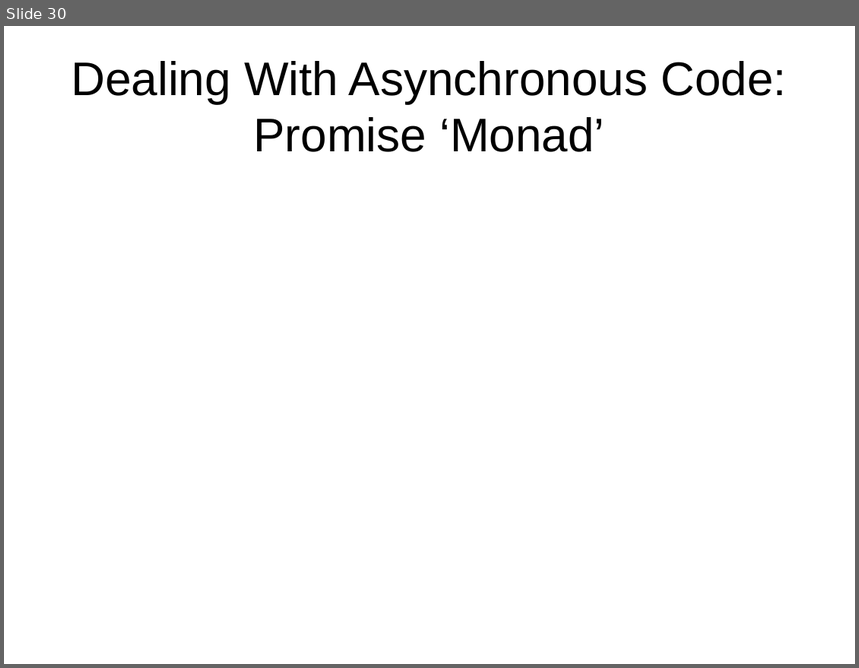
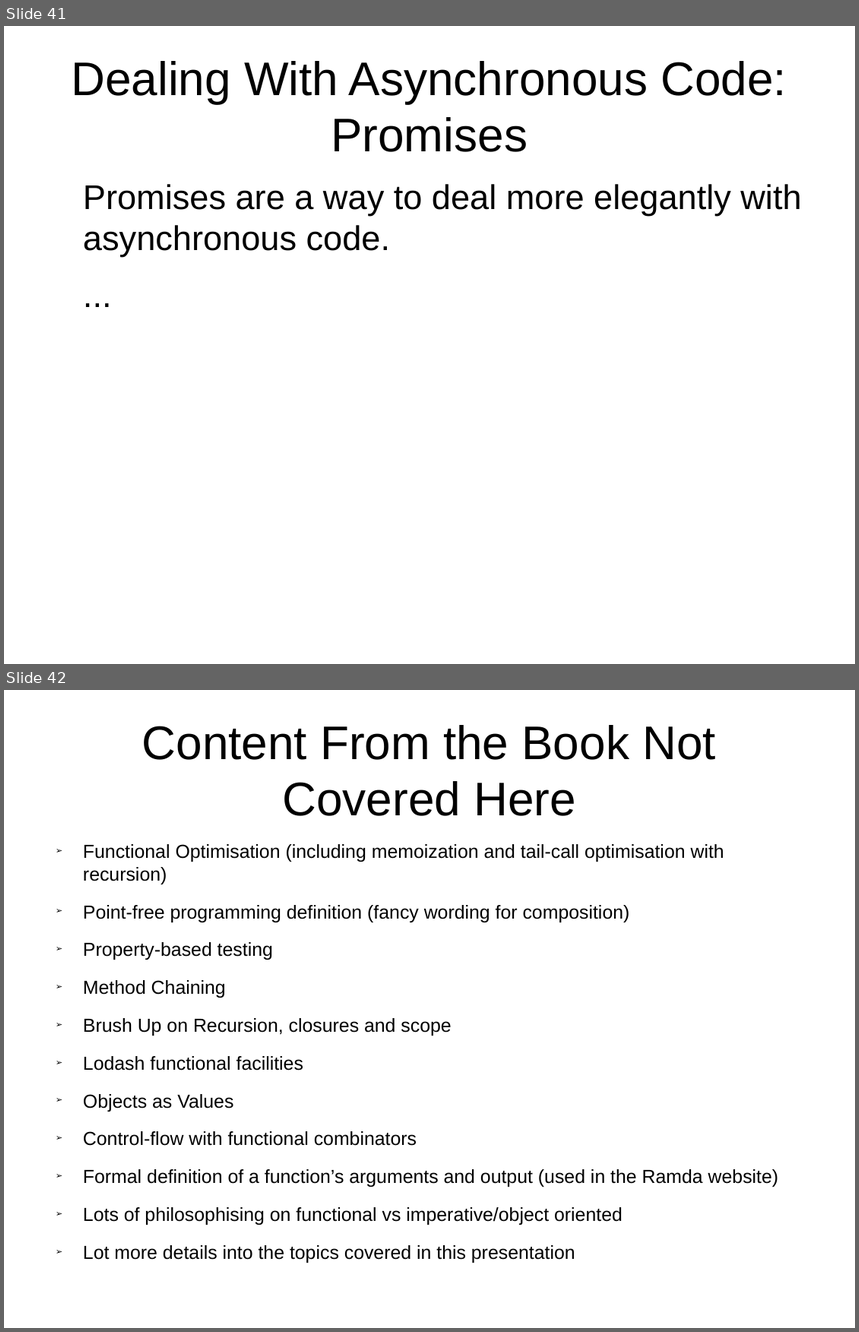
Before and after one commit to Magnitus-/FunctionalJsPresentation, a slide deck: Slides.odp. Shown one above the other, each under a label of ours: slide 30 before the commit, slides 41 and 42 after it. The pictures are 859x668 and 859x1332 pixels, drawn with LibreOffice and Linux fonts; fonts in the diff are those of the drawing. Boxes give left, top, right and bottom in pixels: in the first picture for what was removed or moved away, otherwise in the second. Text is boxed around its words. In the diff, an @@ line names an element or a change of style, - is before the commit and + after.

```diff
--- a/Slides.odp
+++ b/Slides.odp
@@ slide 42 added at (4,690,855,1328), background #FFFFFF @@
@@ title added at (142,725,716,816), 44 pt, text #000000 @@
+Content From the Book Not Covered Here
@@ text added at (83,844,779,1263), 17.6 pt, text #000000 @@
+➢ Functional Optimisation (including memoization and tail-call optimisation with recursion)
+➢ Point-free programming definition (fancy wording for composition)
+➢ Property-based testing
+➢ Method Chaining
+➢ Brush Up on Recursion, closures and scope
+➢ Lodash functional facilities
+➢ Objects as Values
+➢ Control-flow with functional combinators
+➢ Formal definition of a function’s arguments and output (used in the Ramda website)
+➢ Lots of philosophising on functional vs imperative/object oriented
+➢ Lot more details into the topics covered in this presentation
@@ what was slide 30 is now slide 41 @@
@@ slide 41 changed as well @@
@@ title at (71,61,787,152): text changed @@
-Dealing With Asynchronous Code: Promise ‘Monad’
+Dealing With Asynchronous Code: Promises
@@ text added at (83,184,801,257), 32 pt, text #000000 @@
+Promises are a way to deal more elegantly with asynchronous code.
+...
```
Also in this commit, not shown: 5 other slides changed, 13 other slides added, 1 slide removed.
